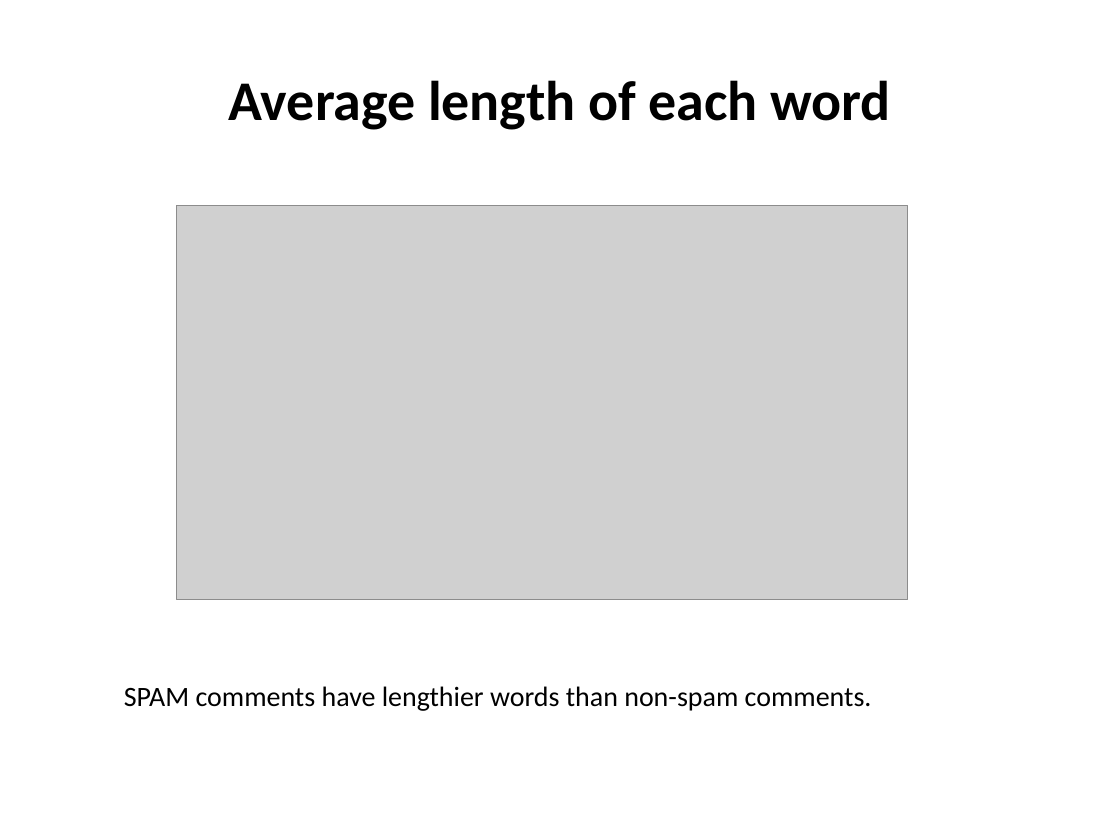
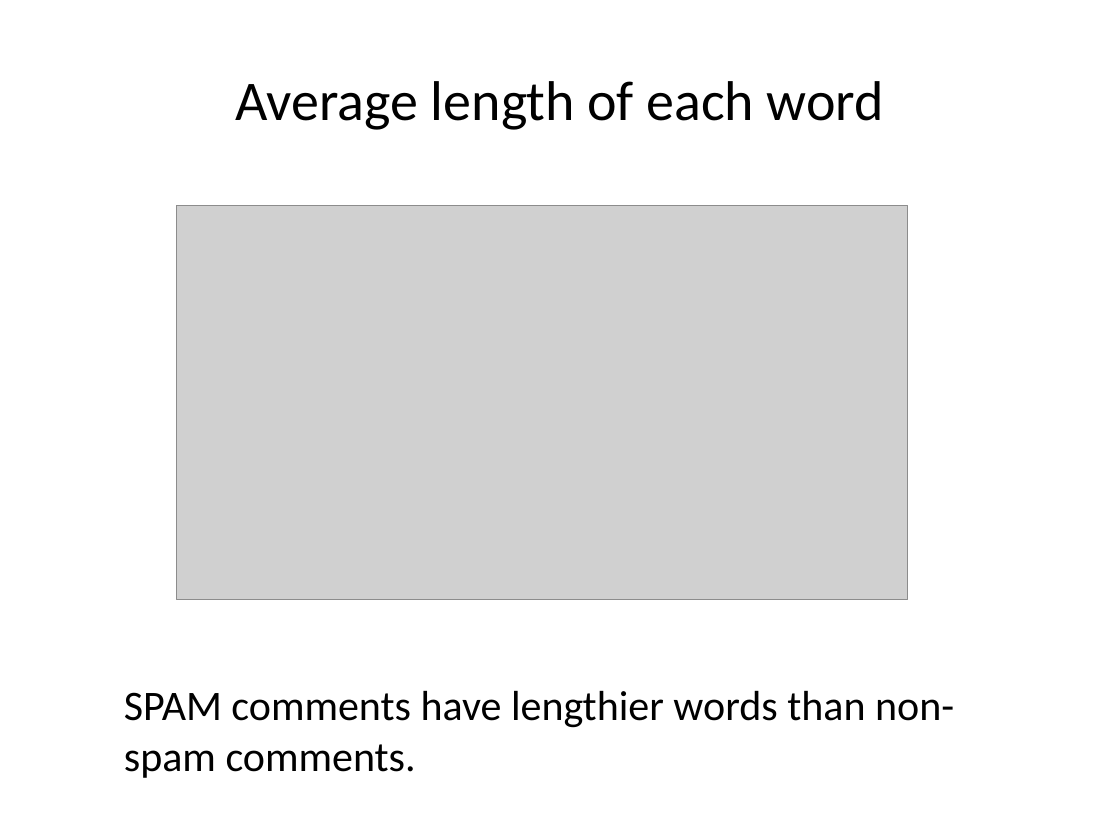
Before and after one commit to Preeti24/Youtube-comments, a slide deck: slide 7 of SlideDeck.pptx. Drawn at 1120x840 pixels with LibreOffice and Linux fonts; fonts in the diff are those of the drawing; grey boxes stand for pictures. Boxes give left, top, right and bottom in pixels: in the first picture for what was removed or moved away, otherwise in the second. Text is boxed around its words. In the diff, an @@ line names an element or a change of style, - is before the commit and + after.

```diff
--- a/SlideDeck.pptx
+++ b/SlideDeck.pptx
@@ title "Average length of each word" at (235, 81, 884, 130): bold off @@
@@ text "SPAM comments have lengthier words ..." at (124, 690, 954, 778): size 18 to 27 pt @@
```
Also in this commit, not shown: 9 other slides changed.
